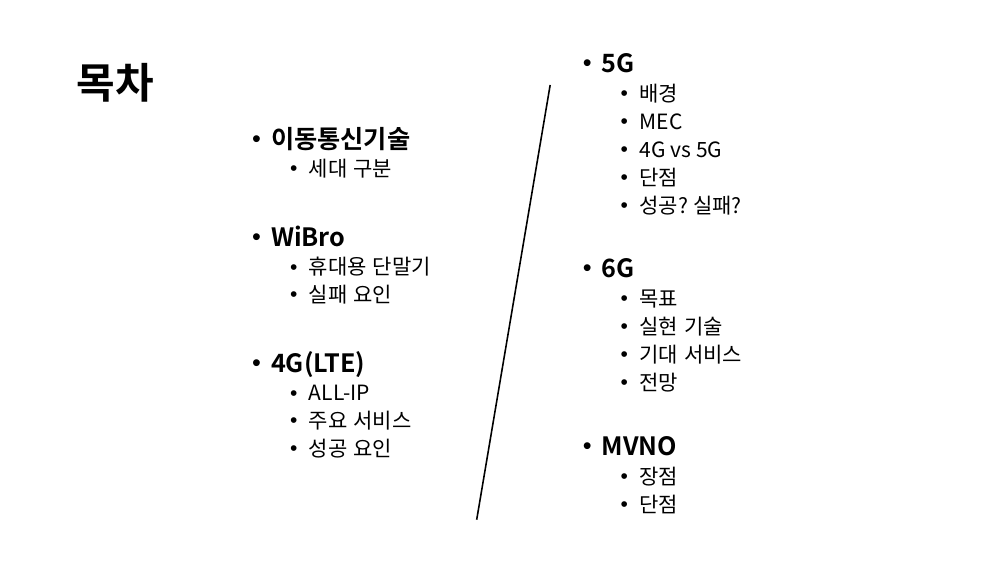
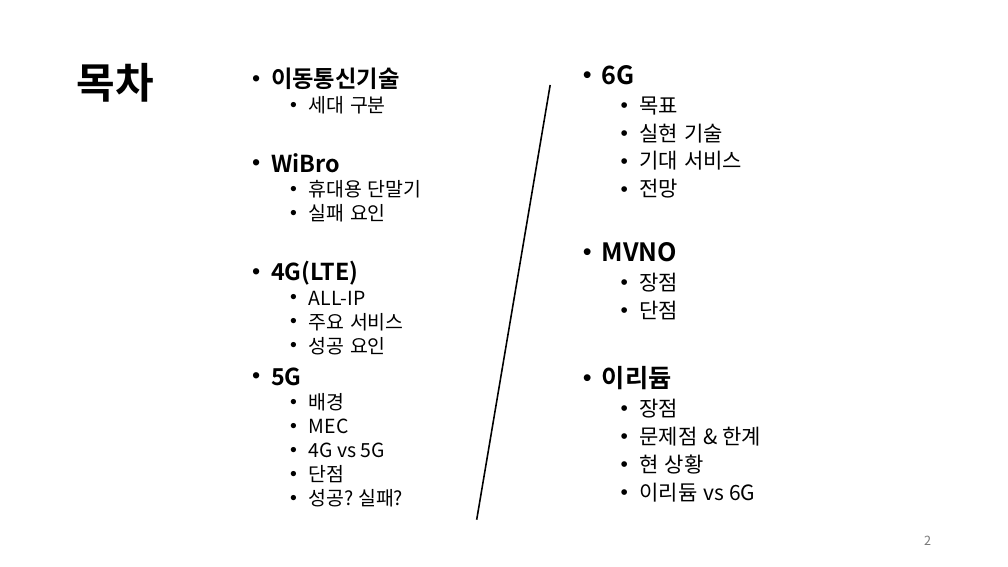
Before and after one commit to tlsdn0403/3-1-study, a slide deck: slide 2 of 네트워크 기초/발표자료_1/(3팀)이동통신기술 및 서비스.pptx. Drawn at 1008x567 pixels with LibreOffice and Linux fonts; fonts in the diff are those of the drawing. Boxes give left, top, right and bottom in pixels: in the first picture for what was removed or moved away, otherwise in the second. Text is boxed around its words. In the diff, an @@ line names an element or a change of style, - is before the commit and + after.

```diff
--- a/네트워크 기초/발표자료_1/(3팀)이동통신기술 및 서비스.pptx
+++ b/네트워크 기초/발표자료_1/(3팀)이동통신기술 및 서비스.pptx
@@ text "6G": place and size @@
-text "6G" at <box>602,53,742,514</box>
+text "6G" at <box>602,65,762,502</box>
@@ text at <box>602,53,742,215</box>: paragraphs removed @@
-• 5G
-  • 배경
-  • MEC
-  • 4G vs 5G
-  • 단점
-  • 성공? 실패?
@@ text "이동통신기술": place and size @@
-text "이동통신기술" at <box>271,127,431,458</box>
+text "이동통신기술" at <box>271,67,422,507</box>
@@ text at <box>271,67,422,355</box>: size 24 to 22.2 pt in "이동통신기술", "WiBro", "4G(LTE)"; size 20 to 18.5 pt in "세대 구분", "휴대용 단말기", "실패 요인", "ALL-IP" and 2 more places; line spacing 0.9 to 0.8 @@
@@ text at <box>271,367,403,507</box>: paragraphs added @@
+• 5G
+  • 배경
+  • MEC
+  • 4G vs 5G
+  • 단점
+  • 성공? 실패?
@@ text at <box>602,366,762,502</box>: paragraphs added @@
+• 이리듐
+  • 장점
+  • 문제점 & 한계
+  • 현 상황
+  • 이리듐 vs 6G
@@ page number added at <box>924,535,931,545</box>, 12 pt, text #797979 @@
+2
```
Also in this commit, not shown: 41 other slides changed, 7 slides added, 16 other files.
